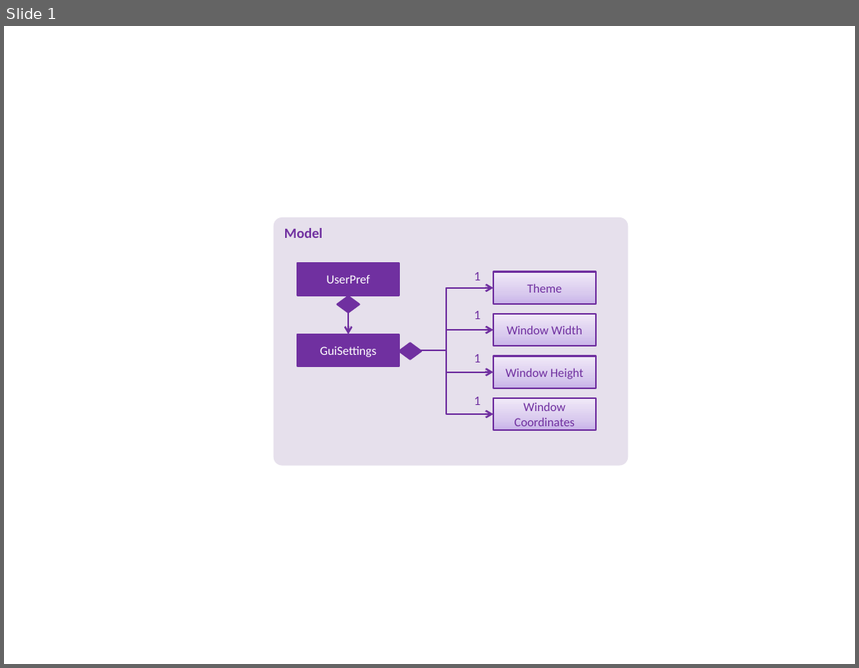
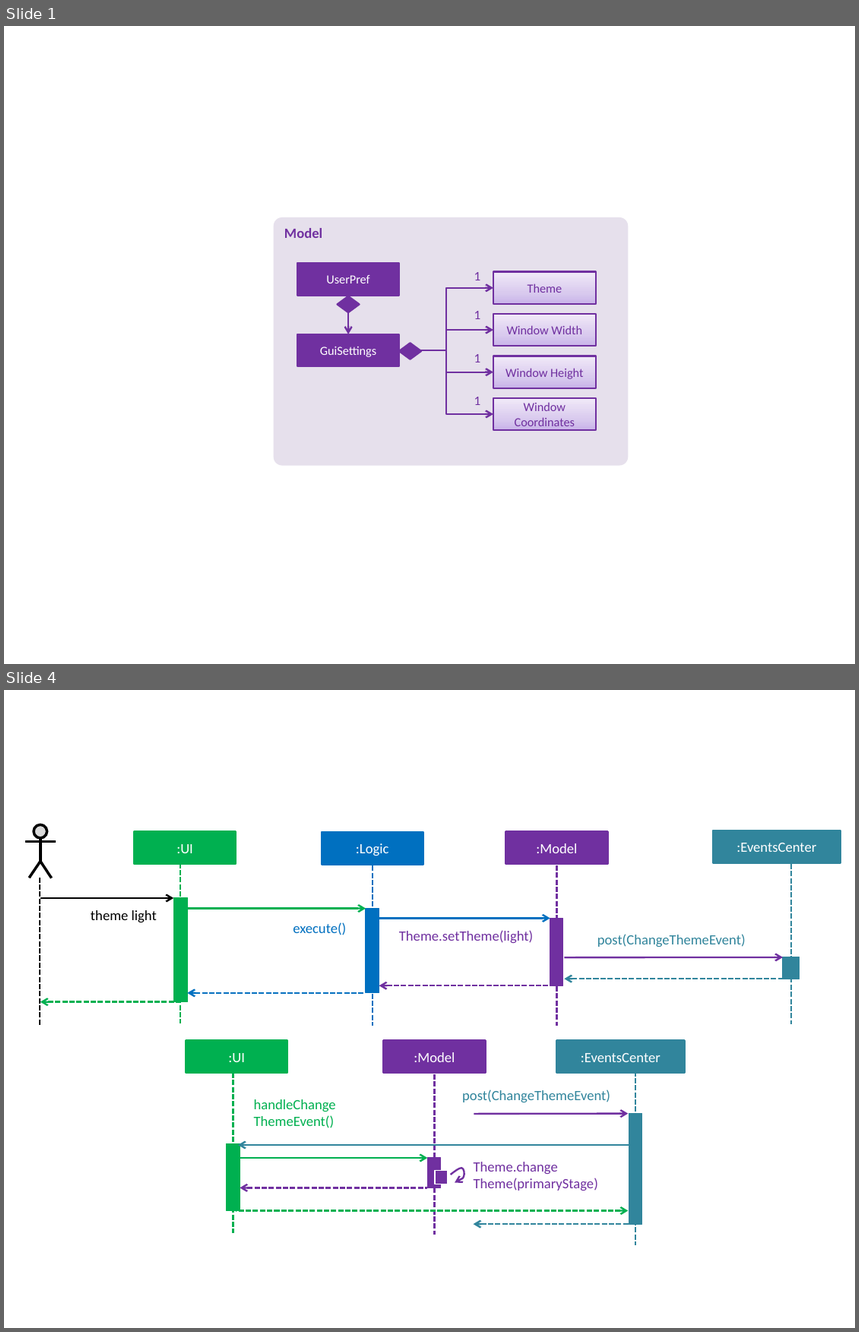
Before and after one commit to nus-cs2103-AY1718S2/addressbook-level4, a slide deck: docs/diagrams/ChangingThemesDiagrams.pptx. Shown one above the other, each under a label of ours: slide 1 before the commit, slides 1 and 4 after it; the slides between them are not shown. The pictures are 859x668 and 859x1332 pixels, drawn with LibreOffice and Linux fonts; fonts in the diff are those of the drawing. Boxes give left, top, right and bottom in pixels: in the first picture for what was removed or moved away, otherwise in the second. Text is boxed around its words. In the diff, an @@ line names an element or a change of style, - is before the commit and + after.

```diff
--- a/docs/diagrams/ChangingThemesDiagrams.pptx
+++ b/docs/diagrams/ChangingThemesDiagrams.pptx
@@ slide 4 added at [4,690,855,1328], background #FFFFFF @@
@@ group added at [25,825,841,1246]: 15 rectangles, 14 arrows, 10 lines, 7 texts, 2 freeform shapes, 1 ellipse @@
+:UI
+:Logic
+:Model
+theme light
+execute()
+Theme.setTheme(light)
+post(ChangeThemeEvent)
+:EventsCenter
+:UI
+:EventsCenter
+:Model
+post(ChangeThemeEvent)
+Theme.change
+Theme(primaryStage)
+handleChange
+ThemeEvent()
```
Also in this commit, not shown: 1 slide changed, 1 other slide added, 55 other files.
